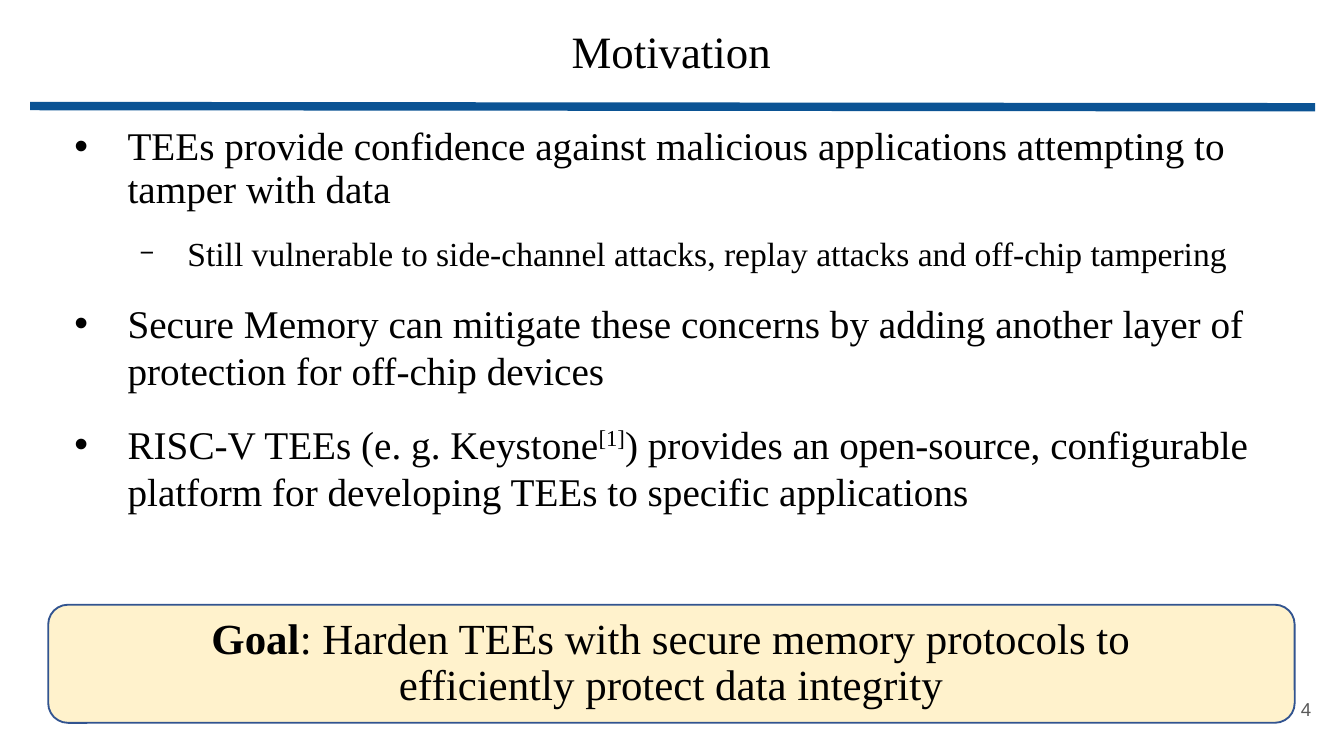
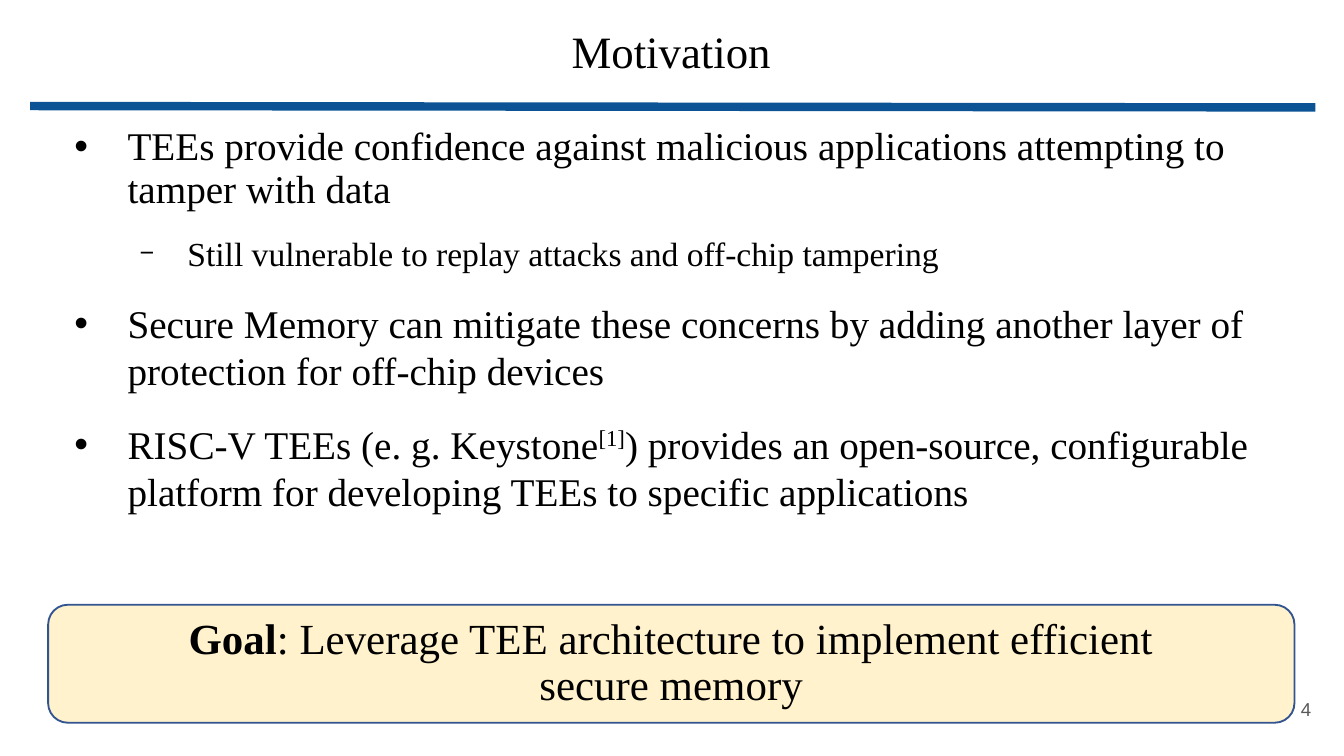
Before and after one commit to wbuziak/grad-research, a slide deck: slide 4 of resources/presentations/update.pptx. Drawn at 1344x756 pixels with LibreOffice and Linux fonts; fonts in the diff are those of the drawing. Boxes give left, top, right and bottom in pixels: in the first picture for what was removed or moved away, otherwise in the second. Text is boxed around its words. In the diff, an @@ line names an element or a change of style, - is before the commit and + after.

```diff
--- a/resources/presentations/update.pptx
+++ b/resources/presentations/update.pptx
@@ text at (x1=187, y1=242, x2=939, y2=272): text changed @@
-  − Still vulnerable to side-channel attacks, replay attacks and off-chip tampering
+  − Still vulnerable to replay attacks and off-chip tampering
@@ text at (x1=189, y1=623, x2=1152, y2=710): text changed @@
-Goal: Harden TEEs with secure memory protocols to efficiently protect data integrity
+Goal: Leverage TEE architecture to implement efficient secure memory
```
Also in this commit, not shown: 6 other slides changed, 12 slides added, 2 other files.
